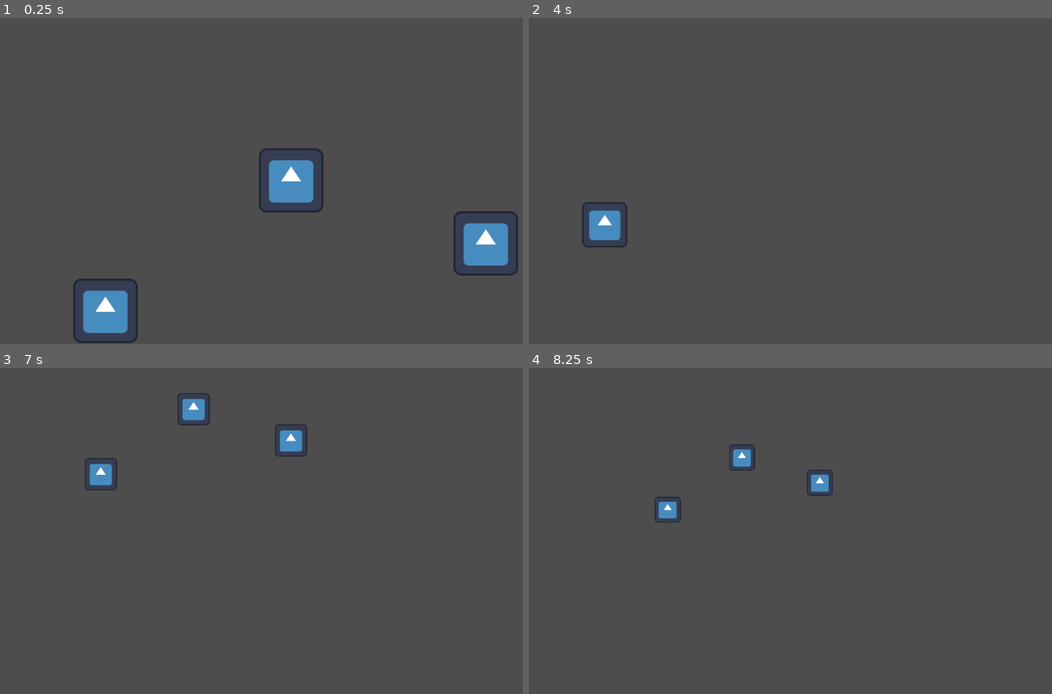
Above: before the commit, frames 1-4 (two rows, left to right).
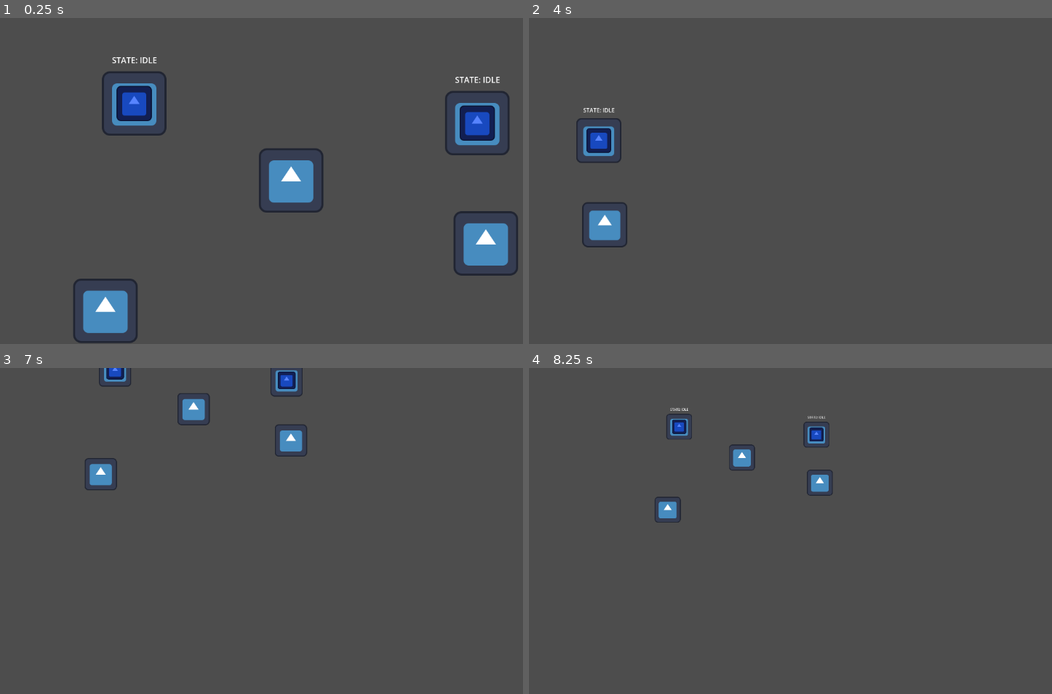
Above: after the commit, the same moments.

Repository: rmichaluszek/rts-project
Game: Godot game, scene res://main/game.tscn
Same seed, same stepped clock (60 frames per second), same inputs: the game is played once before the commit and once after it. The engine's default icon, where the game draws it, is replaced by a stand-in: a white triangle on a blue panel in a dark square.
Inputs (mouse positions are in pixels of both pictures, inside the frame that each line leads up to):
- Up to frame 1 (0.25 s): no input
- Up to frame 2 (4 s): tap Enter at 0.5, 2.75 s; move the mouse to (947, 164) at 0.52 s; hold Right (ui_right) 0.53-1.25 s; tap Mouse wheel down (scroll_down) at 0.6, 2.1, 3.6 s; click (947, 164) at 0.67 s; drag from (701, 197) to (790, 246) at 1.27 s; tap Space at 2, 3.5 s; move the mouse to (879, 109) at 2.02 s; hold Right (ui_right) 2.03-2.75 s; drag from (790, 246) to (644, 132) at 2.77 s; move the mouse to (994, 229) at 3.52 s; hold Left (ui_left) from 3.53 s (still down)
- Up to frame 3 (7 s): release Left (ui_left) at 4.25 s; drag from (115, 482) to (203, 449) at 4.27 s; tap Enter at 5 s; move the mouse to (319, 531) at 5.02 s; hold Down (ui_down) 5.03-5.75 s; tap Mouse wheel down (scroll_down) at 5.1, 6.6 s; click (319, 531) at 5.17 s; tap Space at 5.75 s; drag from (203, 449) to (172, 547) at 5.77 s; move the mouse to (418, 514) at 6.52 s; hold Up (ui_up) from 6.53 s (still down)
- Up to frame 4 (8.25 s): release Up (ui_up) at 7.25 s; drag from (701, 547) to (790, 596) at 7.27 s; move the mouse to (879, 459) at 8.02 s; hold Down (ui_down) from 8.03 s (still down); tap Mouse wheel down (scroll_down) at 8.1 s

The runs differ from the first frame. In frame 1, 3.0% of the frame differs, in the area x 19-98%, y 12-43%; in frame 2, 0.7%; in frame 3, 0.6%; in frame 4, 0.5%.

Commit message:
Unit base with states

Diff:
--- a/main/game.tscn
+++ b/main/game.tscn
@@ -1,6 +1,7 @@
 [gd_scene format=3 uid="uid://bm6bjuqu5hwxu"]
 
 [ext_resource type="Script" uid="uid://dlq03wvdrom12" path="res://main/camera.gd" id="1_2fwfh"]
+[ext_resource type="PackedScene" uid="uid://ctgga3l1cs7f1" path="res://objects/unit/unit.tscn" id="2_46yon"]
 [ext_resource type="Texture2D" uid="uid://b08fvofohqolu" path="res://icon.svg" id="2_ph3h8"]
 
 [node name="Game" type="Node2D" unique_id=2051286246]
@@ -11,6 +12,12 @@
 [node name="GUI" type="CanvasLayer" parent="." unique_id=558796995]
 
 [node name="Units" type="Node2D" parent="." unique_id=2072100319]
+
+[node name="Unit" parent="Units" unique_id=846912926 instance=ExtResource("2_46yon")]
+position = Vector2(-310, -154)
+
+[node name="Unit2" parent="Units" unique_id=215243216 instance=ExtResource("2_46yon")]
+position = Vector2(370, -115)
 
 [node name="Terrain" type="Node2D" parent="." unique_id=786048734]
 
--- /dev/null
+++ b/objects/unit/unit.gd
@@ -0,0 +1,24 @@
+extends Node2D
+
+const UnitState = preload("res://objects/unit/unit_state.gd").UnitState
+
+@export var isSelected: bool = false
+@export var currentState: UnitState = UnitState.IDLE
+
+
+func _ready() -> void:
+	set_state(UnitState.IDLE)
+
+func _process(delta: float) -> void:
+	pass
+
+
+func set_state(state: UnitState):
+	$StateDebug.text = "STATE: " + str(UnitState.keys()[state])
+	currentState = state
+
+# for now this is outline
+func set_selected(selected: bool):
+	isSelected = selected
+	if(isSelected): $Selected.visible = true
+	else: $Selected.visible = false
--- /dev/null
+++ b/objects/unit/unit.tscn
@@ -0,0 +1,29 @@
+[gd_scene format=3 uid="uid://ctgga3l1cs7f1"]
+
+[ext_resource type="Texture2D" uid="uid://b08fvofohqolu" path="res://icon.svg" id="1_3kuh8"]
+[ext_resource type="Script" uid="uid://cawmyoewfvh4l" path="res://objects/unit/unit.gd" id="1_wgm2u"]
+
+[node name="Unit" type="Node2D" unique_id=846912926]
+script = ExtResource("1_wgm2u")
+
+[node name="Selected" type="Sprite2D" parent="." unique_id=843893369]
+visible = false
+modulate = Color(0.10980392, 1, 0, 1)
+scale = Vector2(1.2731086, 1.2731086)
+texture = ExtResource("1_3kuh8")
+
+[node name="LowerBody" type="Sprite2D" parent="." unique_id=1656280255]
+texture = ExtResource("1_3kuh8")
+
+[node name="UpperBody" type="Sprite2D" parent="." unique_id=1129787732]
+self_modulate = Color(0.34117648, 0.5176471, 1, 1)
+scale = Vector2(0.546875, 0.546875)
+texture = ExtResource("1_3kuh8")
+
+[node name="StateDebug" type="Label" parent="." unique_id=829137477]
+offset_left = -62.0
+offset_top = -98.0
+offset_right = 64.0
+offset_bottom = -69.0
+text = "State: IDLE"
+horizontal_alignment = 1
--- /dev/null
+++ b/objects/unit/unit_state.gd
@@ -0,0 +1,6 @@
+enum UnitState {
+	IDLE,
+	MOVE,
+	INTERACTION,
+	DEAD
+}
Not shown, added: objects/unit/unit.gd.uid
Not shown, added: objects/unit/unit_state.gd.uid
